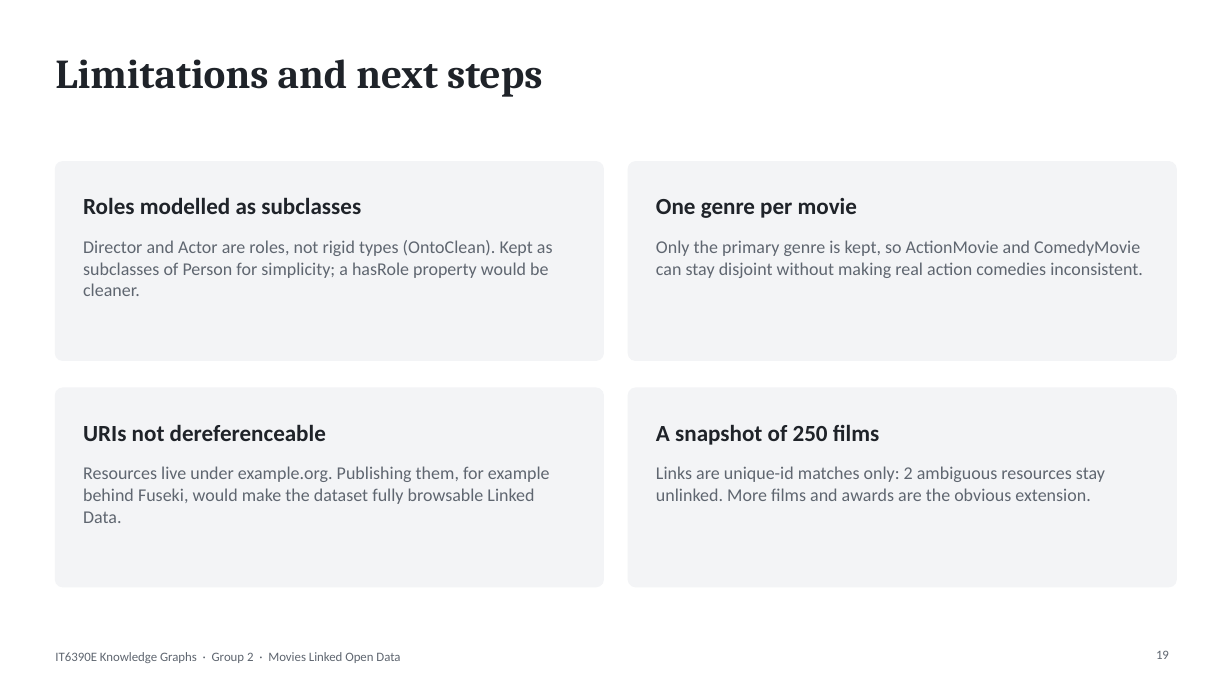
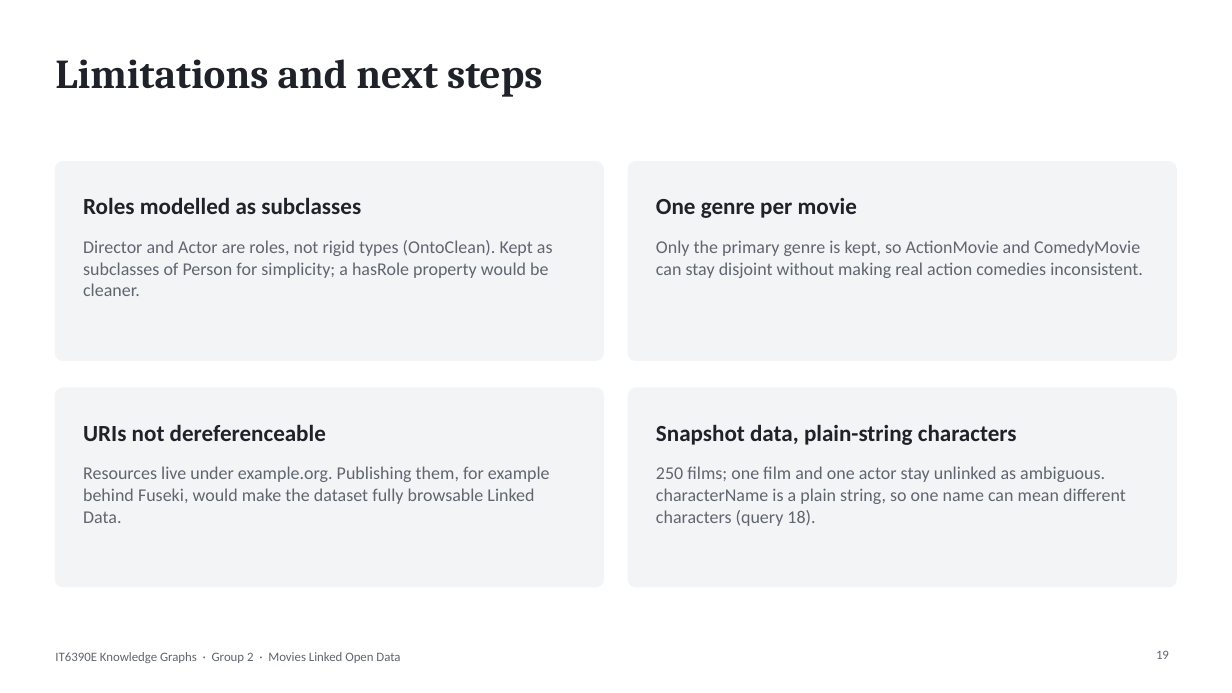
Before and after one commit to minhdo2207/it6390e-lod-capstone, a slide deck: slide 19 of slides/Group2_Capstone_Slides.pptx. Drawn at 1232x693 pixels with LibreOffice and Linux fonts; fonts in the diff are those of the drawing; background and template pictures are left out. Boxes give left, top, right and bottom in pixels: in the first picture for what was removed or moved away, otherwise in the second. Text is boxed around its words. In the diff, an @@ line names an element or a change of style, - is before the commit and + after.

```diff
--- a/slides/Group2_Capstone_Slides.pptx
+++ b/slides/Group2_Capstone_Slides.pptx
@@ text at [656, 424, 1017, 445]: text changed @@
-A snapshot of 250 films
+Snapshot data, plain-string characters
@@ text at [656, 466, 1126, 526]: text changed @@
-Links are unique-id matches only: 2 ambiguous resources stay unlinked. More films and awards are the obvious extension.
+250 films; one film and one actor stay unlinked as ambiguous. characterName is a plain string, so one name can mean different characters (query 18).
```
Also in this commit, not shown: 6 other slides changed, 1 other file.
